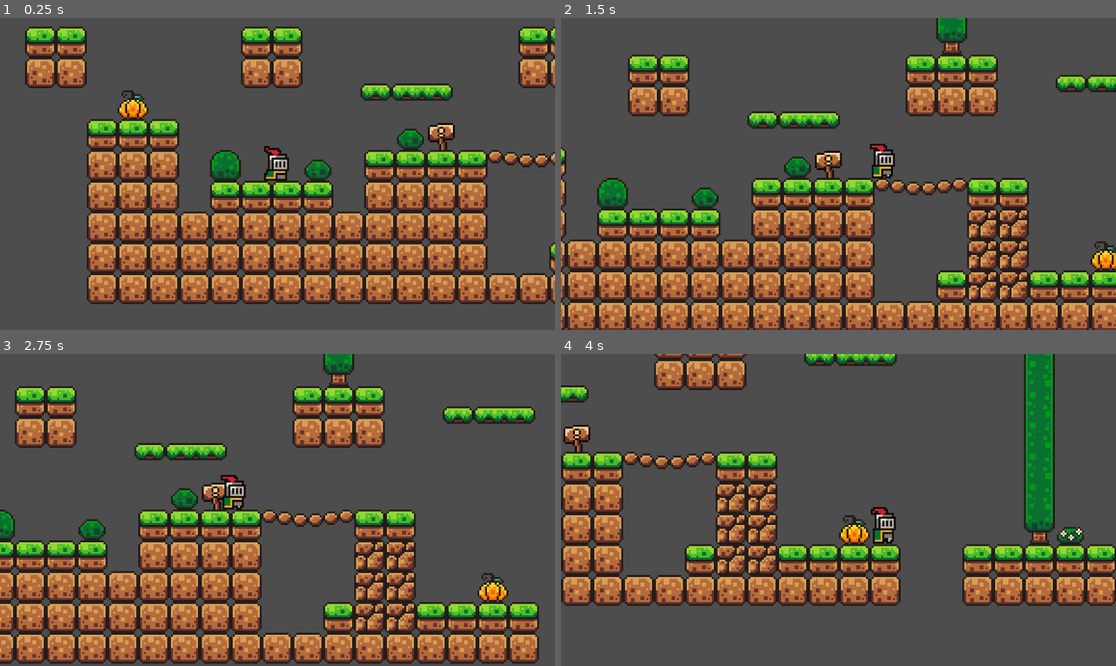
Above: before the commit, frames 1-4 (two rows, left to right).
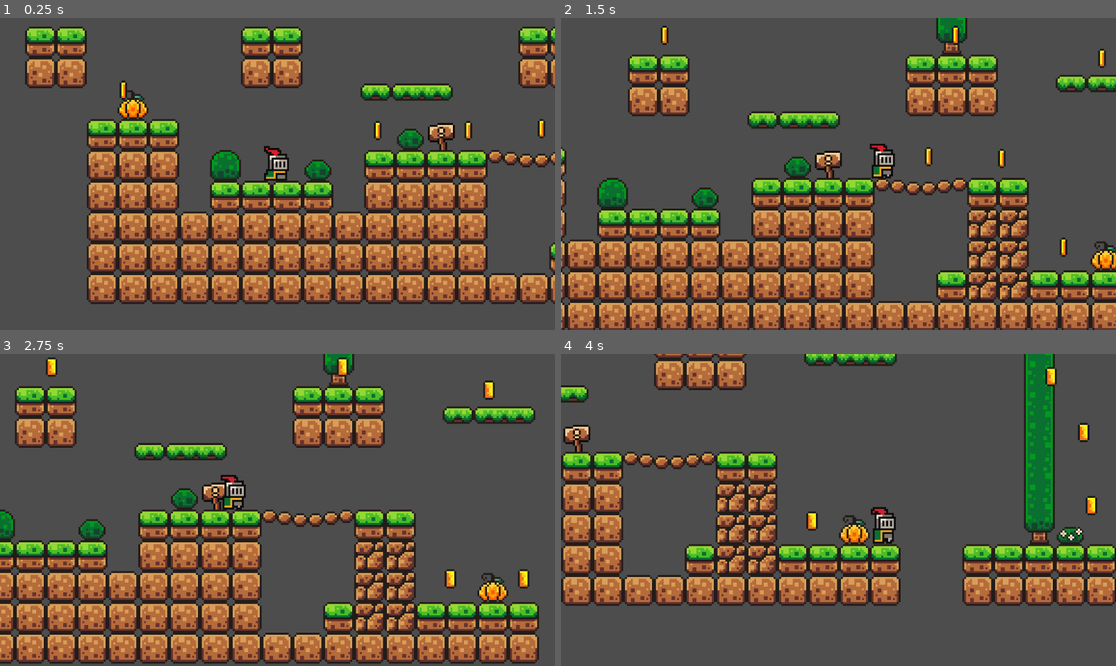
Above: after the commit, the same moments.

Repository: guykozlovskij/brackeys-gd-lesson
Game: Godot game, scene res://scenes/game.tscn
Same seed, same stepped clock (60 frames per second), same inputs: the game is played once before the commit and once after it.
Inputs:
- Up to frame 1 (0.25 s): no input
- Up to frame 2 (1.5 s): tap Enter (ui_accept) at 0.5, 0.77 s; hold Right (ui_right) from 0.53 s (still down)
- Up to frame 3 (2.75 s): tap Enter (ui_accept) at 1.52 s; release Right (ui_right) at 2.03 s; hold Left (ui_left) from 2.03 s (still down)
- Up to frame 4 (4 s): release Left (ui_left) at 2.78 s; hold Right (ui_right) from 2.78 s (still down); tap Enter (ui_accept) at 3.02, 3.77 s

The runs differ from the first frame. In frame 1, 0.3% of the frame differs, in the area x 21-99%, y 20-40%; in frame 2, 0.5%; in frame 3, 0.6%, in the area x 8-96%, y 1-76%; in frame 4, 0.5%.

Commit message:
add coni

Diff:
--- /dev/null
+++ b/scenes/coin.tscn
@@ -0,0 +1,113 @@
+[gd_scene load_steps=17 format=3 uid="uid://bvh3h17eopv6p"]
+
+[ext_resource type="Texture2D" uid="uid://8crqk6m1fhu4" path="res://assets/sprites/coin.png" id="1_ed0q4"]
+[ext_resource type="Script" path="res://scripts/coin.gd" id="1_mdtn5"]
+
+[sub_resource type="AtlasTexture" id="AtlasTexture_es8r3"]
+atlas = ExtResource("1_ed0q4")
+region = Rect2(0, 0, 16, 16)
+
+[sub_resource type="AtlasTexture" id="AtlasTexture_cuc0f"]
+atlas = ExtResource("1_ed0q4")
+region = Rect2(16, 0, 16, 16)
+
+[sub_resource type="AtlasTexture" id="AtlasTexture_s7enq"]
+atlas = ExtResource("1_ed0q4")
+region = Rect2(32, 0, 16, 16)
+
+[sub_resource type="AtlasTexture" id="AtlasTexture_b6uqc"]
+atlas = ExtResource("1_ed0q4")
+region = Rect2(48, 0, 16, 16)
+
+[sub_resource type="AtlasTexture" id="AtlasTexture_w53ih"]
+atlas = ExtResource("1_ed0q4")
+region = Rect2(64, 0, 16, 16)
+
+[sub_resource type="AtlasTexture" id="AtlasTexture_pnlgq"]
+atlas = ExtResource("1_ed0q4")
+region = Rect2(80, 0, 16, 16)
+
+[sub_resource type="AtlasTexture" id="AtlasTexture_wtiou"]
+atlas = ExtResource("1_ed0q4")
+region = Rect2(96, 0, 16, 16)
+
+[sub_resource type="AtlasTexture" id="AtlasTexture_1m5ps"]
+atlas = ExtResource("1_ed0q4")
+region = Rect2(112, 0, 16, 16)
+
+[sub_resource type="AtlasTexture" id="AtlasTexture_k03k8"]
+atlas = ExtResource("1_ed0q4")
+region = Rect2(128, 0, 16, 16)
+
+[sub_resource type="AtlasTexture" id="AtlasTexture_g1rya"]
+atlas = ExtResource("1_ed0q4")
+region = Rect2(144, 0, 16, 16)
+
+[sub_resource type="AtlasTexture" id="AtlasTexture_7lxe0"]
+atlas = ExtResource("1_ed0q4")
+region = Rect2(160, 0, 16, 16)
+
+[sub_resource type="AtlasTexture" id="AtlasTexture_vvmao"]
+atlas = ExtResource("1_ed0q4")
+region = Rect2(176, 0, 16, 16)
+
+[sub_resource type="SpriteFrames" id="SpriteFrames_xj0gd"]
+animations = [{
+"frames": [{
+"duration": 1.0,
+"texture": SubResource("AtlasTexture_es8r3")
+}, {
+"duration": 1.0,
+"texture": SubResource("AtlasTexture_cuc0f")
+}, {
+"duration": 1.0,
+"texture": SubResource("AtlasTexture_s7enq")
+}, {
+"duration": 1.0,
+"texture": SubResource("AtlasTexture_b6uqc")
+}, {
+"duration": 1.0,
+"texture": SubResource("AtlasTexture_w53ih")
+}, {
+"duration": 1.0,
+"texture": SubResource("AtlasTexture_pnlgq")
+}, {
+"duration": 1.0,
+"texture": SubResource("AtlasTexture_wtiou")
+}, {
+"duration": 1.0,
+"texture": SubResource("AtlasTexture_1m5ps")
+}, {
+"duration": 1.0,
+"texture": SubResource("AtlasTexture_k03k8")
+}, {
+"duration": 1.0,
+"texture": SubResource("AtlasTexture_g1rya")
+}, {
+"duration": 1.0,
+"texture": SubResource("AtlasTexture_7lxe0")
+}, {
+"duration": 1.0,
+"texture": SubResource("AtlasTexture_vvmao")
+}],
+"loop": true,
+"name": &"default",
+"speed": 10.0
+}]
+
+[sub_resource type="CircleShape2D" id="CircleShape2D_q78rd"]
+radius = 5.0
+
+[node name="Coin" type="Area2D"]
+collision_mask = 2
+script = ExtResource("1_mdtn5")
+
+[node name="AnimatedSprite2D" type="AnimatedSprite2D" parent="."]
+sprite_frames = SubResource("SpriteFrames_xj0gd")
+autoplay = "default"
+frame_progress = 0.529954
+
+[node name="CollisionShape2D" type="CollisionShape2D" parent="."]
+shape = SubResource("CircleShape2D_q78rd")
+
+[connection signal="body_entered" from="." to="." method="_on_body_entered"]
--- a/scenes/game.tscn
+++ b/scenes/game.tscn
@@ -1,8 +1,9 @@
-[gd_scene load_steps=9 format=4 uid="uid://cskvllcb8qgtm"]
+[gd_scene load_steps=10 format=4 uid="uid://cskvllcb8qgtm"]
 
 [ext_resource type="PackedScene" uid="uid://chn47nabyh13m" path="res://scenes/player.tscn" id="1_ag4oa"]
 [ext_resource type="Texture2D" uid="uid://03twynudqto7" path="res://assets/sprites/world_tileset.png" id="2_wag3q"]
 [ext_resource type="PackedScene" uid="uid://bcn0c3n12iv26" path="res://scenes/platform.tscn" id="3_dflng"]
+[ext_resource type="PackedScene" uid="uid://bvh3h17eopv6p" path="res://scenes/coin.tscn" id="4_d8c0i"]
 
 [sub_resource type="TileSetAtlasSource" id="TileSetAtlasSource_8qosv"]
 texture = ExtResource("2_wag3q")
@@ -236,3 +237,54 @@
 "": SubResource("AnimationLibrary_gwlhr")
 }
 autoplay = "move"
+
+[node name="Coin" parent="." instance=ExtResource("4_d8c0i")]
+position = Vector2(87, 22)
+
+[node name="Coin2" parent="." instance=ExtResource("4_d8c0i")]
+position = Vector2(134, 22)
+
+[node name="Coin3" parent="." instance=ExtResource("4_d8c0i")]
+position = Vector2(172, 21)
+
+[node name="Coin4" parent="." instance=ExtResource("4_d8c0i")]
+position = Vector2(210, 22)
+
+[node name="Coin5" parent="." instance=ExtResource("4_d8c0i")]
+position = Vector2(186, -42)
+
+[node name="Coin6" parent="." instance=ExtResource("4_d8c0i")]
+position = Vector2(-78, -43)
+
+[node name="Coin9" parent="." instance=ExtResource("4_d8c0i")]
+position = Vector2(-78, -43)
+
+[node name="Coin7" parent="." instance=ExtResource("4_d8c0i")]
+position = Vector2(-45, 1)
+
+[node name="Coin8" parent="." instance=ExtResource("4_d8c0i")]
+position = Vector2(35, -42)
+
+[node name="Coin10" parent="." instance=ExtResource("4_d8c0i")]
+position = Vector2(242, 68)
+
+[node name="Coin11" parent="." instance=ExtResource("4_d8c0i")]
+position = Vector2(280, 68)
+
+[node name="Coin12" parent="." instance=ExtResource("4_d8c0i")]
+position = Vector2(262, -30)
+
+[node name="Coin13" parent="." instance=ExtResource("4_d8c0i")]
+position = Vector2(320, -63)
+
+[node name="Coin14" parent="." instance=ExtResource("4_d8c0i")]
+position = Vector2(348, -36)
+
+[node name="Coin15" parent="." instance=ExtResource("4_d8c0i")]
+position = Vector2(366, -7)
+
+[node name="Coin16" parent="." instance=ExtResource("4_d8c0i")]
+position = Vector2(383, 22)
+
+[node name="Coin17" parent="." instance=ExtResource("4_d8c0i")]
+position = Vector2(387, 60)
--- a/scenes/player.tscn
+++ b/scenes/player.tscn
@@ -43,6 +43,7 @@
 radius = 5.0
 
 [node name="Player" type="CharacterBody2D"]
+collision_layer = 2
 script = ExtResource("1_1gxy3")
 
 [node name="AnimatedSprite2D" type="AnimatedSprite2D" parent="."]
--- /dev/null
+++ b/scripts/coin.gd
@@ -0,0 +1,16 @@
+extends Area2D
+
+
+# Called when the node enters the scene tree for the first time.
+func _ready() -> void:
+
+	pass # Replace with function body.
+
+
+# Called every frame. 'delta' is the elapsed time since the previous frame.
+func _process(delta: float) -> void:
+	pass
+
+
+func _on_body_entered(body: Node2D) -> void:
+	queue_free()
